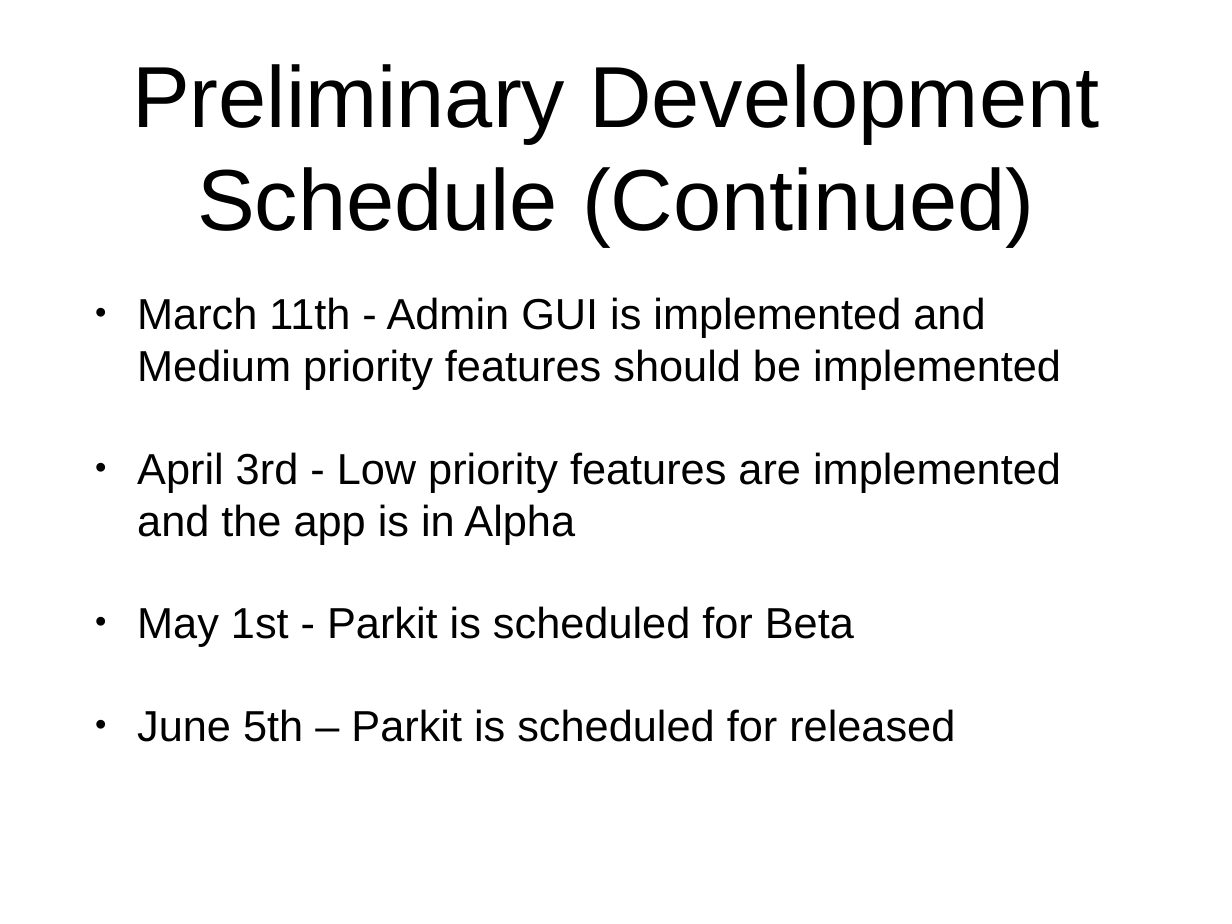
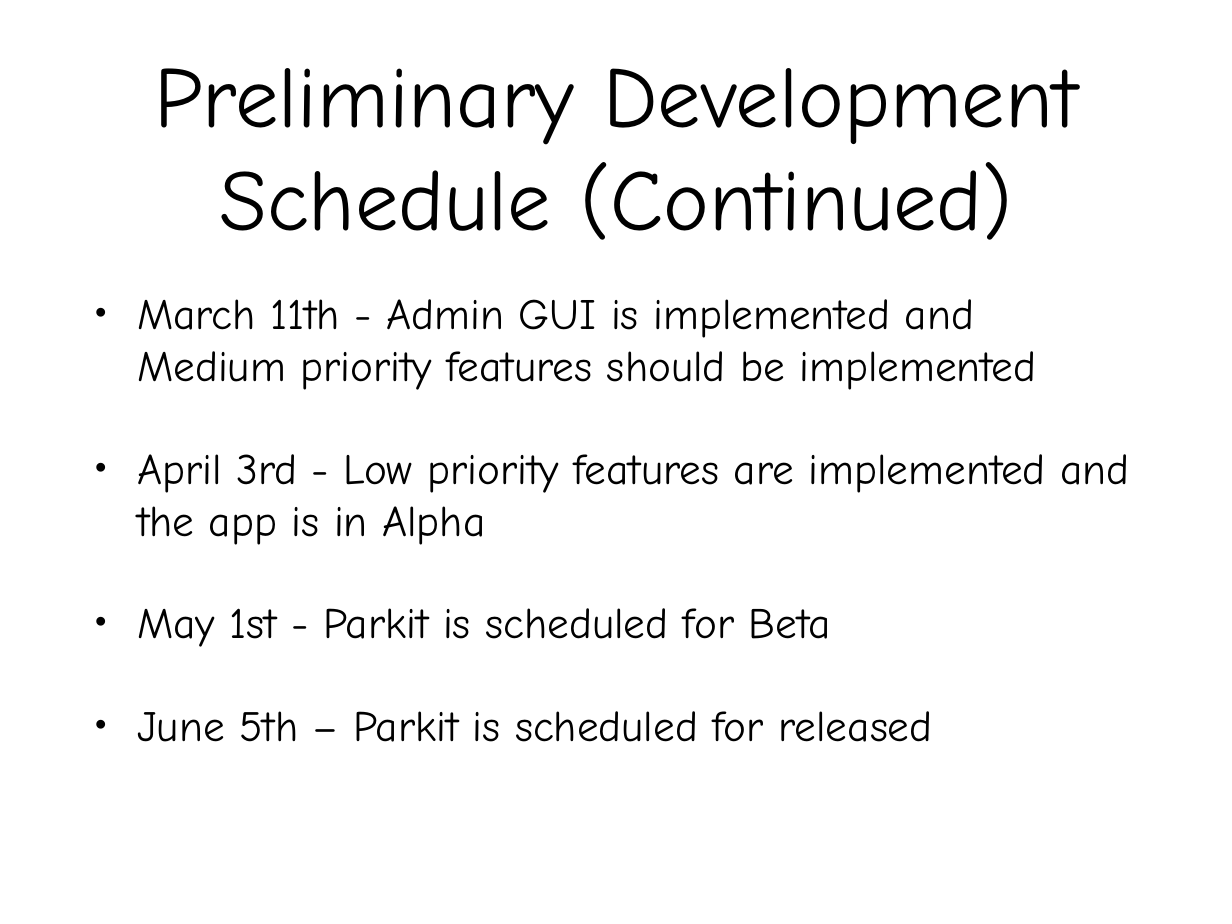
Before and after one commit to Tohoma/Parkit, a slide deck: slide 20 of docs/PARKIT Powerpoint.pptx (slide 19 before the commit). Drawn at 1232x924 pixels with LibreOffice and Linux fonts; fonts in the diff are those of the drawing. Boxes give left, top, right and bottom in pixels: in the first picture for what was removed or moved away, otherwise in the second. Text is boxed around its words. In the diff, an @@ line names an element or a change of style, - is before the commit and + after.

```diff
--- a/docs/PARKIT Powerpoint.pptx
+++ b/docs/PARKIT Powerpoint.pptx
@@ title "Preliminary Development Schedule (Continued)" at <box>154,68,1077,240</box>: font Arial to Comic Neue @@
@@ text "March 11th - Admin GUI ..." at <box>137,299,1129,742</box>: font Arial to Comic Neue @@
```
Also in this commit, not shown: 7 other slides changed, 1 slide added, 5 other files.
